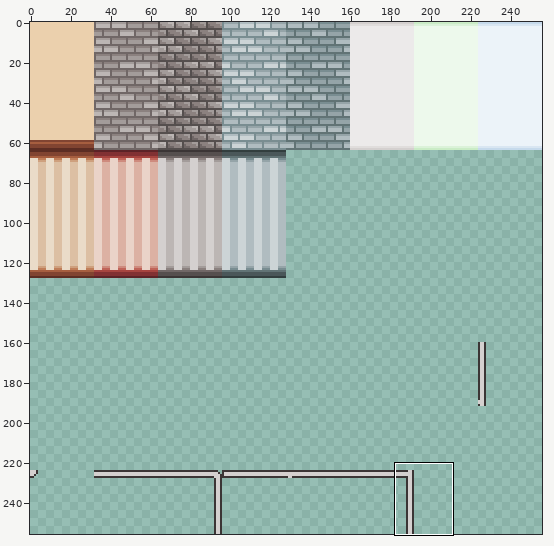
A sprite sheet gets an edit: game/house/assets/walls.png. The picture above shows the old version from afar; the outline marks the close-up.
Close-up. Earlier state:
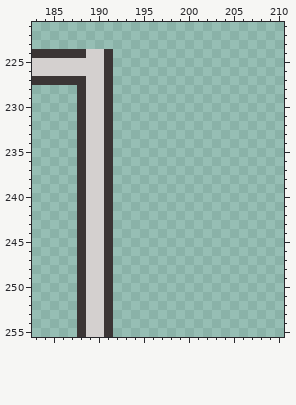
The file is 256x256 pixels. Colours within 5 levels of each other are drawn and written as one. Shown: x 183..210, y 221..255.
After:
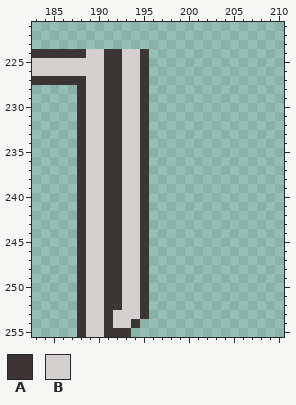
Palette (. is transparent): A #3b3535  B #d4d0cf
The author wrote: Add pixel art assets (1 border)
What changed:
{"y":224,"x":192,"old":"....","new":"ABBA"}
{"y":225,"x":192,"old":"....","new":"ABBA"}
{"y":226,"x":192,"old":"....","new":"ABBA"}
{"y":227,"x":192,"old":"....","new":"ABBA"}
{"y":228,"x":192,"old":"....","new":"ABBA"}
{"y":229,"x":192,"old":"....","new":"ABBA"}
{"y":230,"x":192,"old":"....","new":"ABBA"}
{"y":231,"x":192,"old":"....","new":"ABBA"}
{"y":232,"x":192,"old":"....","new":"ABBA"}
{"y":233,"x":192,"old":"....","new":"ABBA"}
{"y":234,"x":192,"old":"....","new":"ABBA"}
{"y":235,"x":192,"old":"....","new":"ABBA"}
{"y":236,"x":192,"old":"....","new":"ABBA"}
{"y":237,"x":192,"old":"....","new":"ABBA"}
{"y":238,"x":192,"old":"....","new":"ABBA"}
{"y":239,"x":192,"old":"....","new":"ABBA"}
{"y":240,"x":192,"old":"....","new":"ABBA"}
{"y":241,"x":192,"old":"....","new":"ABBA"}
{"y":242,"x":192,"old":"....","new":"ABBA"}
{"y":243,"x":192,"old":"....","new":"ABBA"}
{"y":244,"x":192,"old":"....","new":"ABBA"}
{"y":245,"x":192,"old":"....","new":"ABBA"}
{"y":246,"x":192,"old":"....","new":"ABBA"}
{"y":247,"x":192,"old":"....","new":"ABBA"}
{"y":248,"x":192,"old":"....","new":"ABBA"}
{"y":249,"x":192,"old":"....","new":"ABBA"}
{"y":250,"x":192,"old":"....","new":"ABBA"}
{"y":251,"x":192,"old":"....","new":"ABBA"}
{"y":252,"x":192,"old":"....","new":"ABBA"}
{"y":253,"x":192,"old":"....","new":"BBBA"}
{"y":254,"x":192,"old":"...","new":"BBA"}
{"y":255,"x":192,"old":"..","new":"AA"}
{"label":"added","picture_box":[113,49,149,337]}
